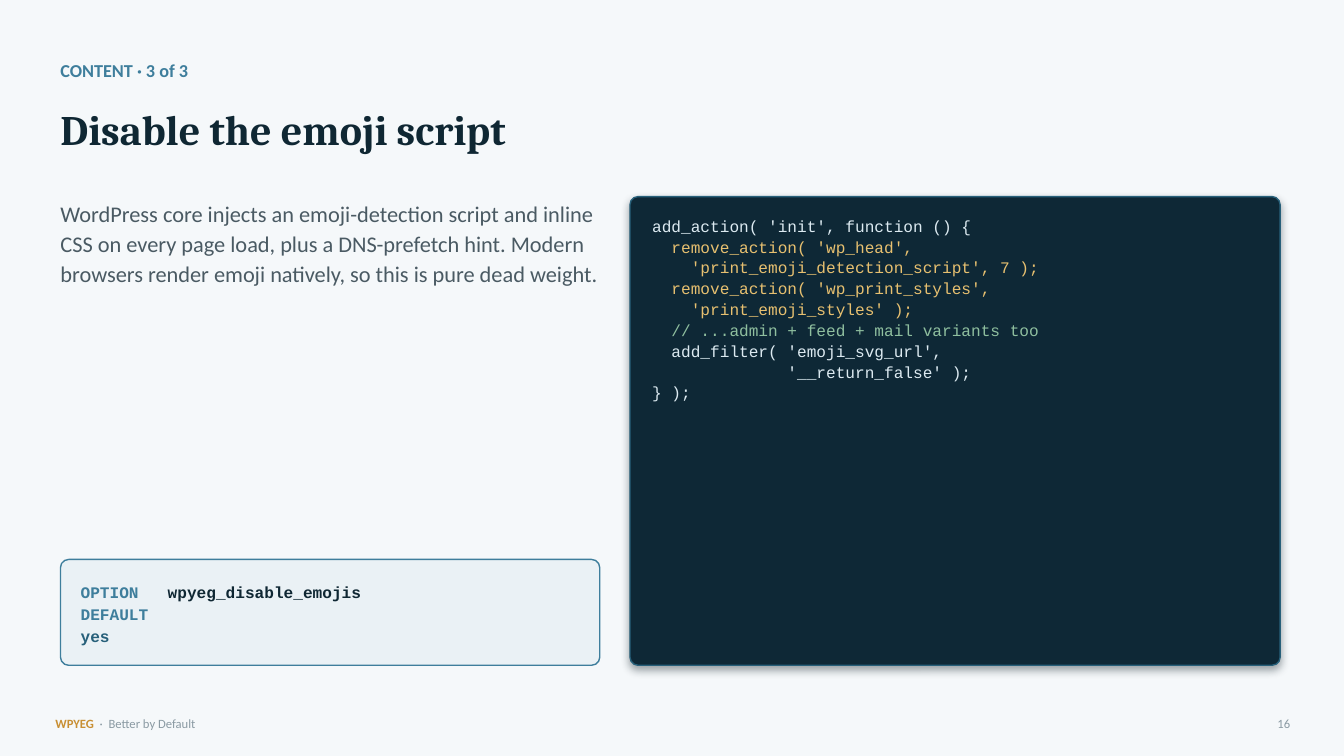
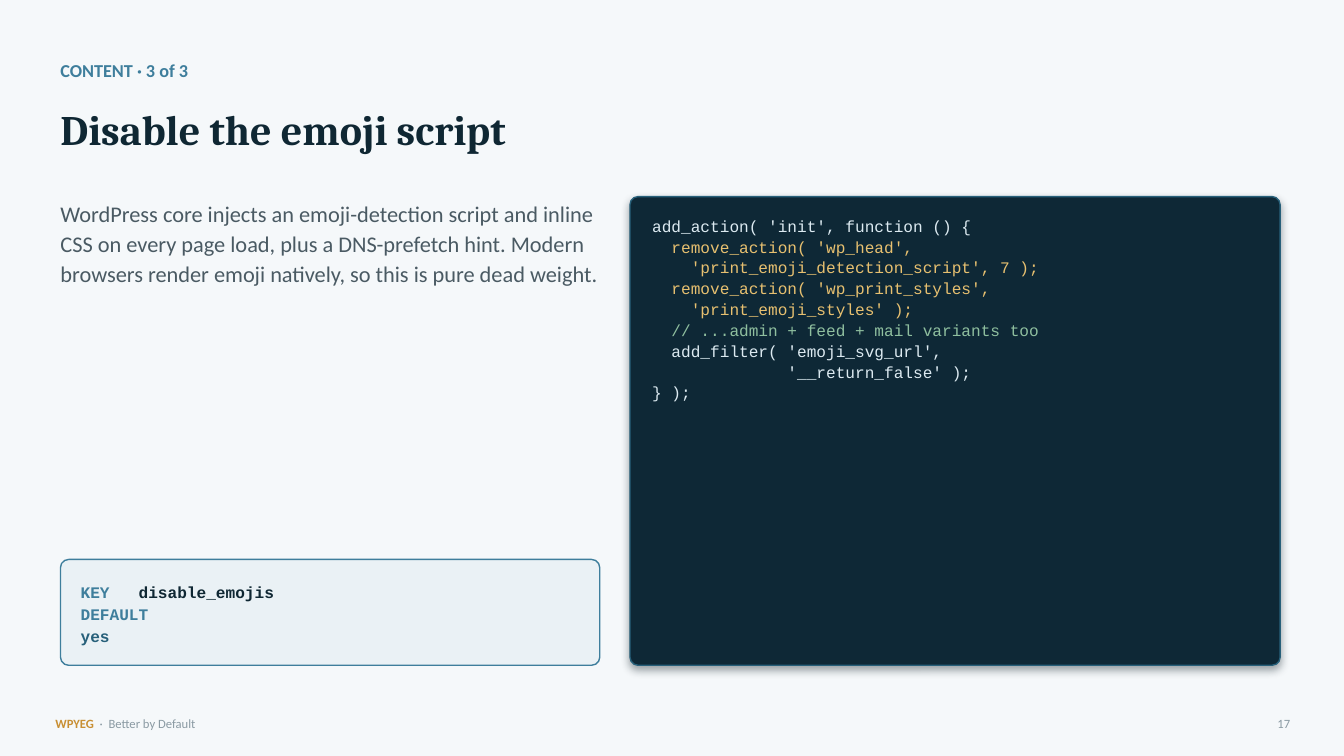
Before and after one commit to WPYEG/Better-by-Default, a slide deck: slide 17 of workshop/Better-by-Default.pptx (slide 16 before the commit). Drawn at 1344x756 pixels with LibreOffice and Linux fonts; fonts in the diff are those of the drawing. Boxes give left, top, right and bottom in pixels: in the first picture for what was removed or moved away, otherwise in the second. Text is boxed around its words. In the diff, an @@ line names an element or a change of style, - is before the commit and + after.

```diff
--- a/workshop/Better-by-Default.pptx
+++ b/workshop/Better-by-Default.pptx
@@ text at (x1=81, y1=586, x2=274, y2=602): text changed @@
-OPTION wpyeg_disable_emojis
+KEY disable_emojis
@@ text at (x1=1277, y1=720, x2=1290, y2=728): text changed @@
-16
+17
```
Also in this commit, not shown: 16 other slides changed, 4 slides added, 11 other files.
